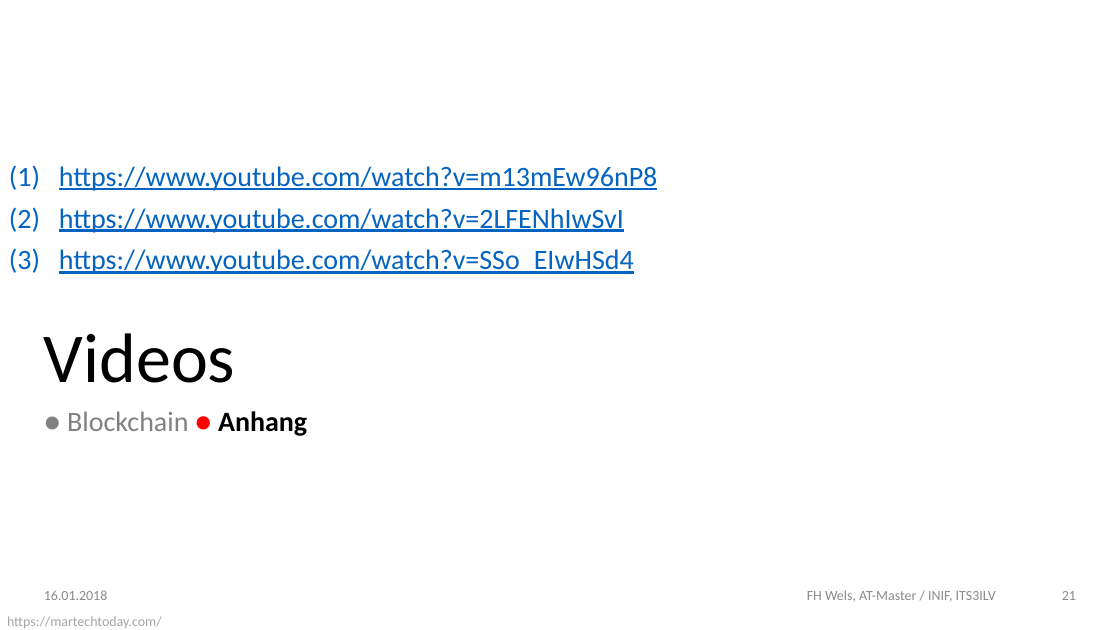
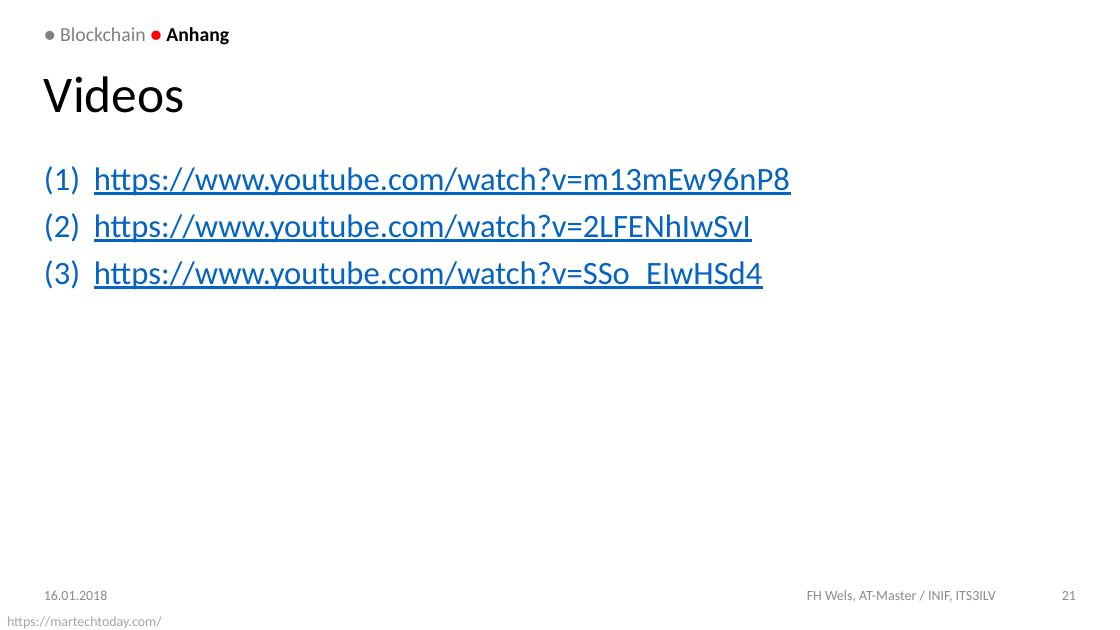
Before and after one commit to DoSchoe/ITS, a slide deck: slide 21 of Präsentation/Blockchain – Technologie.pptx. Drawn at 1120x630 pixels with LibreOffice and Linux fonts; fonts in the diff are those of the drawing; background and template pictures are left out. Boxes give left, top, right and bottom in pixels: in the first picture for what was removed or moved away, otherwise in the second. Text is boxed around its words. In the diff, an @@ line names an element or a change of style, - is before the commit and + after.

```diff
--- a/Präsentation/Blockchain – Technologie.pptx
+++ b/Präsentation/Blockchain – Technologie.pptx
@@ text "● Blockchain ● Anhang" moved from (x1=67, y1=411, x2=307, y2=436) to (x1=60, y1=27, x2=229, y2=45) @@
@@ text "● Blockchain ● Anhang" at (x1=60, y1=27, x2=229, y2=45): size 22.7 to 16 pt; vertical alignment top to middle @@
@@ title "Videos" moved from (x1=44, y1=333, x2=235, y2=383) to (x1=44, y1=76, x2=185, y2=113) @@
@@ title "Videos" at (x1=44, y1=76, x2=185, y2=113): size 56.7 to 41.6 pt; vertical alignment bottom to middle @@
@@ text "https://www.youtube.com/watch?v=m13mEw96nP8" moved from (x1=59, y1=166, x2=658, y2=274) to (x1=94, y1=167, x2=790, y2=290) @@
@@ text "https://www.youtube.com/watch?v=m13mEw96nP8" at (x1=94, y1=167, x2=790, y2=290): size 22.7 to 26.5 pt @@
```
Also in this commit, not shown: 9 other slides changed.
